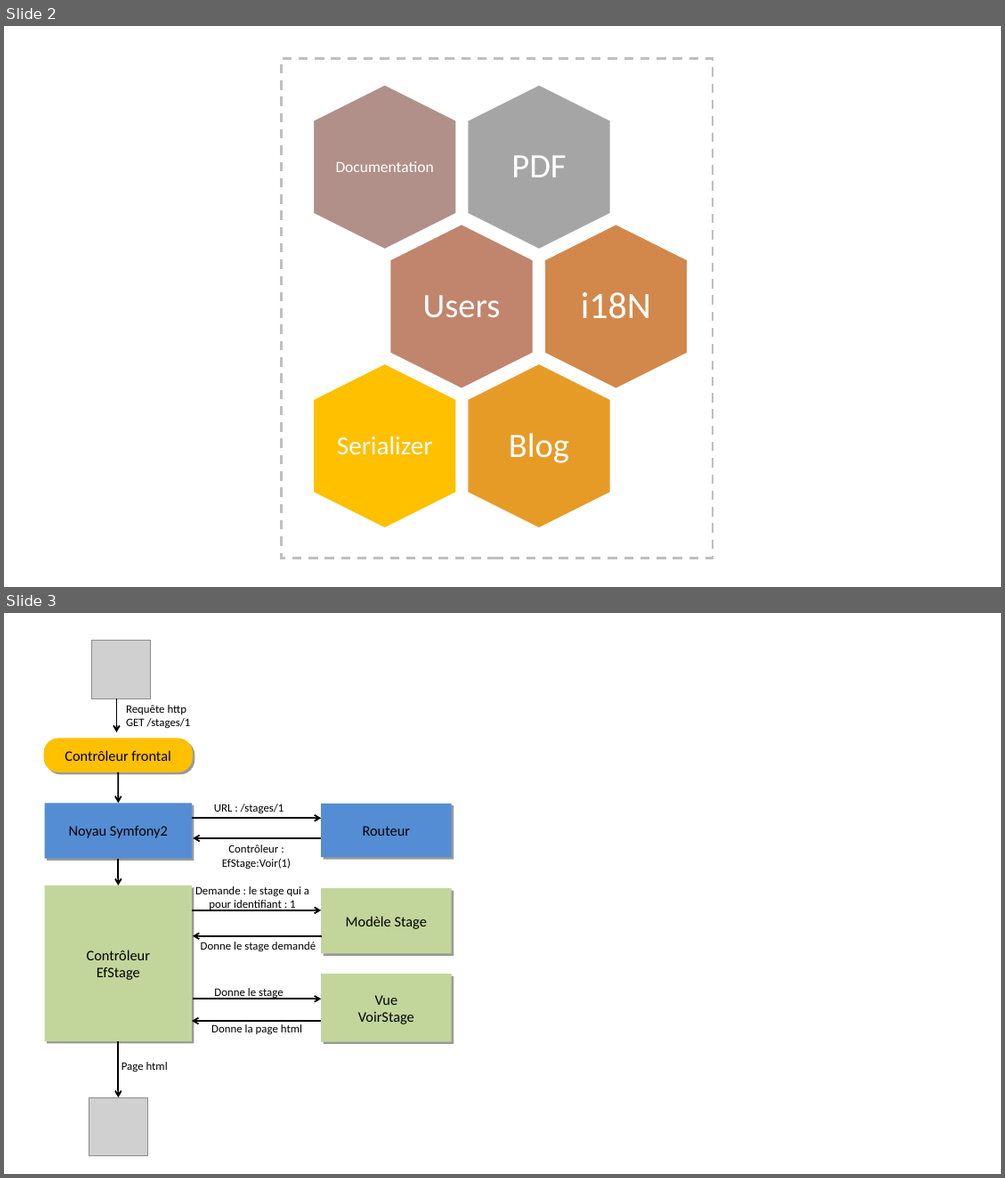
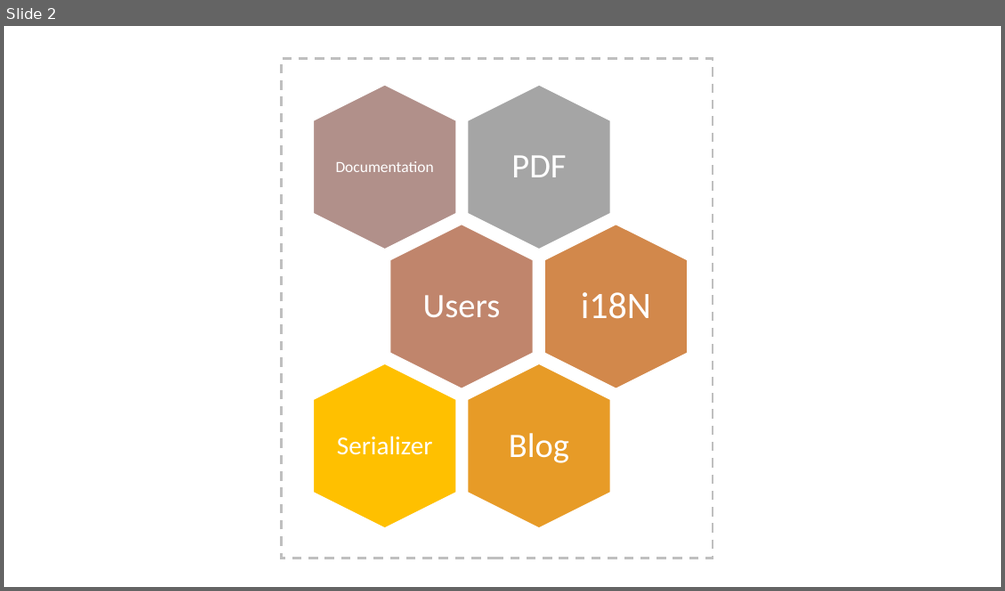
Before and after one commit to maxpou-slides/maxpou-slides.github.io, a slide deck: slides/symfony2-basics-conserto/img/schema.pptx. Shown one above the other, each under a label of ours: slides 2 and 3 before the commit, slide 2 after it. The pictures are 1005x1178 and 1005x591 pixels, drawn with LibreOffice and Linux fonts; fonts in the diff are those of the drawing; grey boxes stand for pictures. Boxes give left, top, right and bottom in pixels: in the first picture for what was removed or moved away, otherwise in the second. Text is boxed around its words. In the diff, an @@ line names an element or a change of style, - is before the commit and + after.

```diff
--- a/slides/symfony2-basics-conserto/img/schema.pptx
+++ b/slides/symfony2-basics-conserto/img/schema.pptx
@@ slide 3 removed at (4, 613, 1001, 1174), background #FFFFFF @@
@@ picture removed at (92, 640, 151, 698) @@
@@ arrow removed from (117, 699) to (117, 732) @@
@@ text removed at (126, 705, 191, 729) @@
-Requête http
-GET /stages/1
@@ rounded rectangle removed at (44, 738, 193, 772) @@
-Contrôleur frontal
@@ arrow removed from (119, 772) to (119, 803) @@
@@ rectangle removed at (44, 803, 192, 859) @@
-Noyau Symfony2
@@ arrow removed from (192, 818) to (321, 818) @@
@@ text removed at (214, 803, 284, 814) @@
-URL : /stages/1
@@ rectangle removed at (321, 803, 451, 858) @@
-Routeur
@@ arrow removed from (322, 838) to (194, 838) @@
@@ text removed at (222, 844, 291, 868) @@
-Contrôleur : EfStage:Voir(1)
@@ arrow removed from (119, 859) to (119, 885) @@
@@ rectangle removed at (44, 885, 192, 1041) @@
-Contrôleur
-EfStage
@@ text removed at (195, 886, 309, 911) @@
-Demande : le stage qui a pour identifiant : 1
@@ rectangle removed at (321, 888, 451, 953) @@
-Modèle Stage
@@ arrow removed from (192, 910) to (321, 910) @@
@@ arrow removed from (322, 936) to (193, 936) @@
@@ text removed at (201, 941, 316, 952) @@
-Donne le stage demandé
@@ rectangle removed at (321, 973, 451, 1041) @@
-Vue
-VoirStage
@@ arrow removed from (193, 999) to (321, 999) @@
@@ text removed at (214, 988, 283, 999) @@
-Donne le stage
@@ arrow removed from (321, 1021) to (192, 1021) @@
@@ text removed at (211, 1024, 302, 1035) @@
-Donne la page html
@@ arrow removed from (119, 1041) to (119, 1097) @@
@@ text removed at (121, 1062, 168, 1071) @@
-Page html
@@ picture removed at (89, 1097, 147, 1156) @@
```
Also in this commit, not shown: 1 slide changed, 13 other files.
